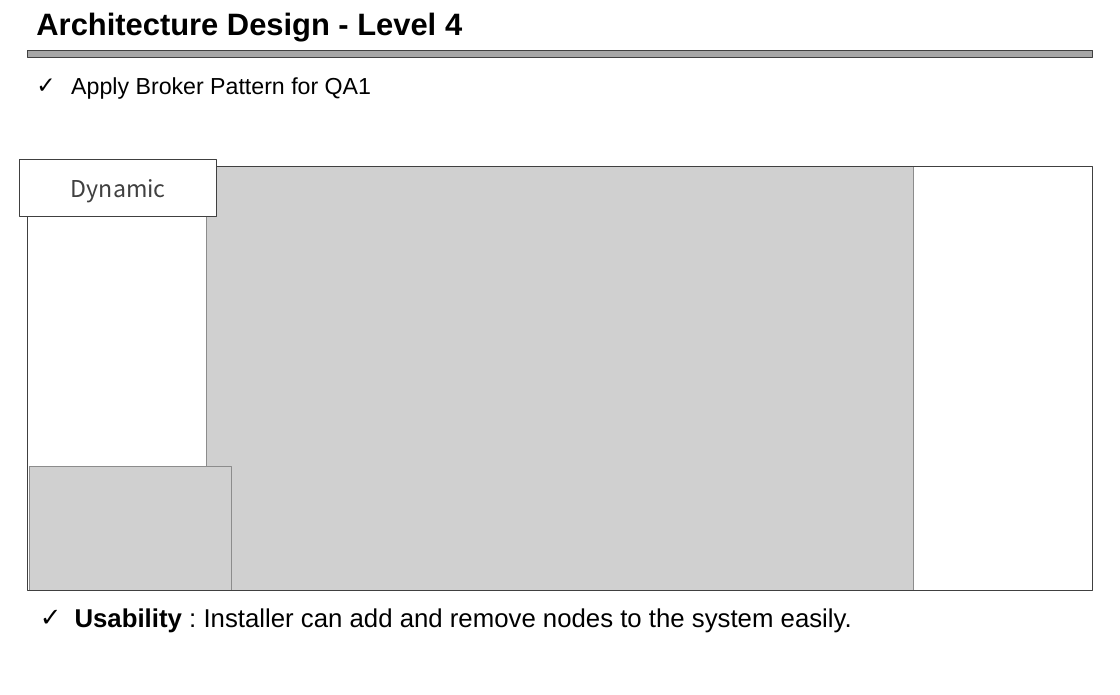
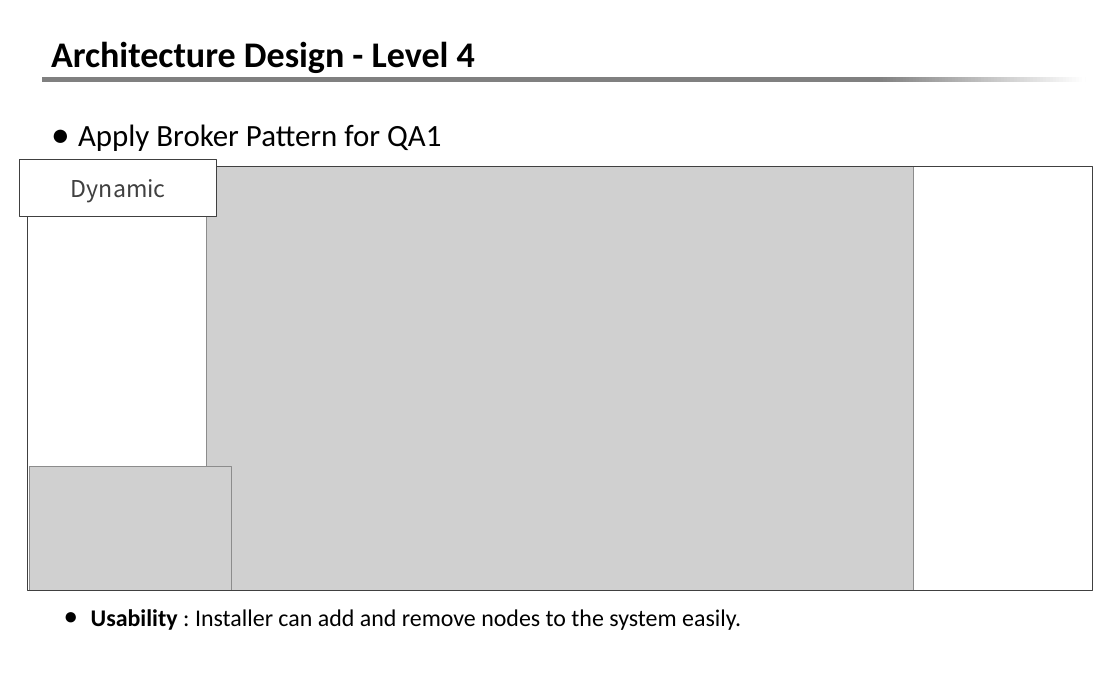
Before and after one commit to Youngsoo/iot-platform, a slide deck: slide 18 of Final_presentation_team5_v0.5.pptx. Drawn at 1120x695 pixels with LibreOffice and Linux fonts; fonts in the diff are those of the drawing; grey boxes stand for pictures. Boxes give left, top, right and bottom in pixels: in the first picture for what was removed or moved away, otherwise in the second. Text is boxed around its words. In the diff, an @@ line names an element or a change of style, - is before the commit and + after.

```diff
--- a/Final_presentation_team5_v0.5.pptx
+++ b/Final_presentation_team5_v0.5.pptx
@@ title "Architecture Design - Level 4" moved from (x1=36, y1=12, x2=462, y2=41) to (x1=51, y1=41, x2=475, y2=73) @@
@@ title "Architecture Design - Level 4" at (x1=51, y1=41, x2=475, y2=73): size 24 to 28 pt, font Arial to Calibri @@
@@ rectangle resized from (x1=27, y1=50, x2=1093, y2=57) to (x1=42, y1=27, x2=1093, y2=78) @@
@@ rectangle at (x1=42, y1=27, x2=1093, y2=78): fill #A6A6A6 to #FFFFFF; outline #404040 0.75 pt to none @@
@@ rectangle added at (x1=42, y1=78, x2=1086, y2=83), fill gradient #808080 to #FFFFFF @@
@@ text "Apply Broker Pattern for QA1" moved from (x1=71, y1=77, x2=371, y2=99) to (x1=78, y1=124, x2=441, y2=151) @@
@@ text "Apply Broker Pattern for QA1" at (x1=78, y1=124, x2=441, y2=151): size 18 to 24 pt, font Arial to Calibri; bullet ✓ to ● @@
@@ text "Usability : Installer can add ..." moved from (x1=75, y1=608, x2=852, y2=633) to (x1=91, y1=609, x2=741, y2=630) @@
@@ text "Usability : Installer can add ..." at (x1=91, y1=609, x2=741, y2=630): size 20 to 18.6 pt, font Arial to Calibri; bullet ✓ to ● @@
```
Also in this commit, not shown: 58 other slides changed.
